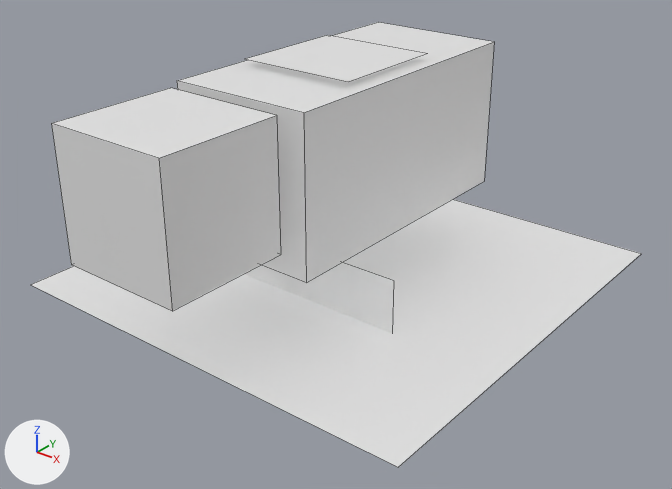
Renders of the Blender file media/npc/cuboid-pet.blend from each side of a commit.
Rendered twice from a 50 mm lens placed at (1.76, -2.01, 1.48), pointed at (0.06, 0.12, 0.16). Lighting does not change. The marker at lower left points along +X, +Y and +Z. Mesh edges are drawn as thin lines.

The first picture shows 'cuboid-pet-mesh'.
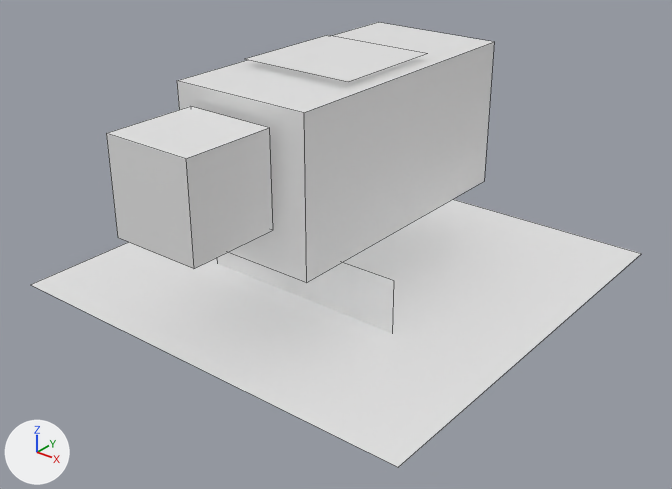
Boxes [x1, y1, x2, y2] around the edits, measured in the pictures (672 x 489 px; the box of a moved part takes in the faces that stretch with it):
part 1 of me_cube_003, moved or reshaped
    before: [52, 88, 281, 311]
    after: [106, 106, 273, 269]

Edits to the bpy script that builds the scene:
```text
Change me_cube_003:
    where me_cube_003.from_pydata(...)  # 32 vertices, 16 faces; spans x -0.75..0.75, y -0.7..1.0, z -0.19..0.75
    used by ob_cuboid_pet_mesh; location = (0.0, 0.0, 0.0)
    me_cube_003 part 1: the loose piece of 8 vertices spanning x -0.2..0.2, y -0.7..-0.3, z 0.33..0.73 is scaled about its middle by 0.75, then moved by (0.0, 0.07, 0.0)
```
